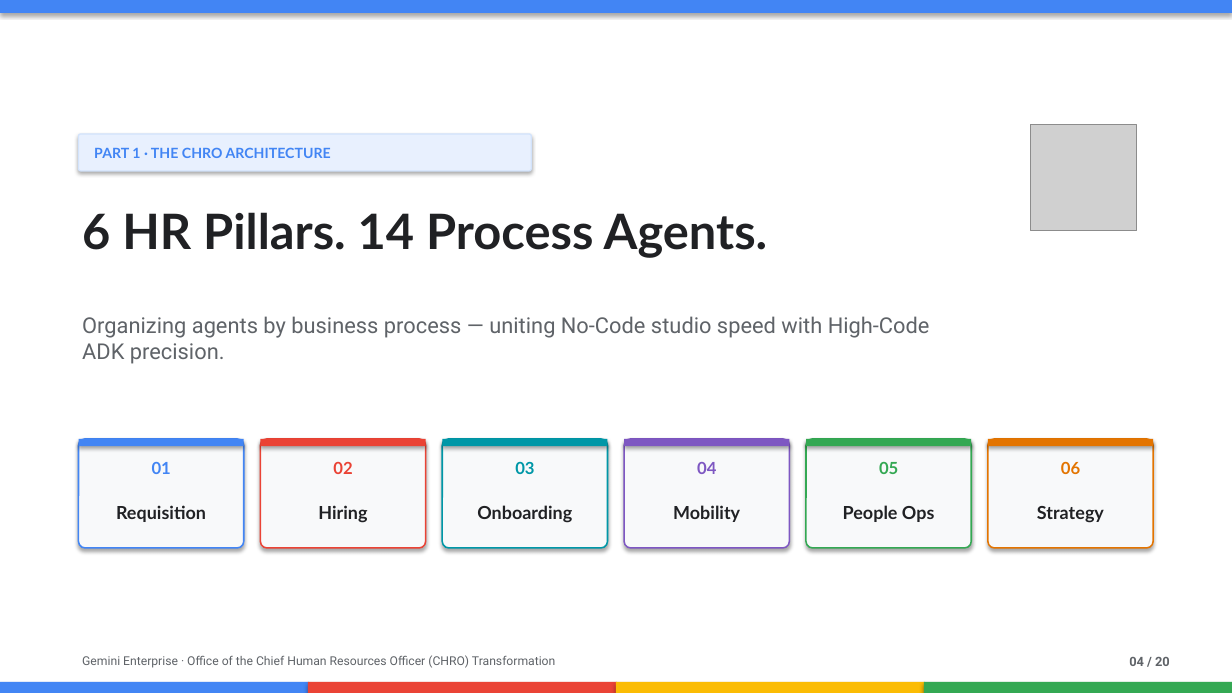
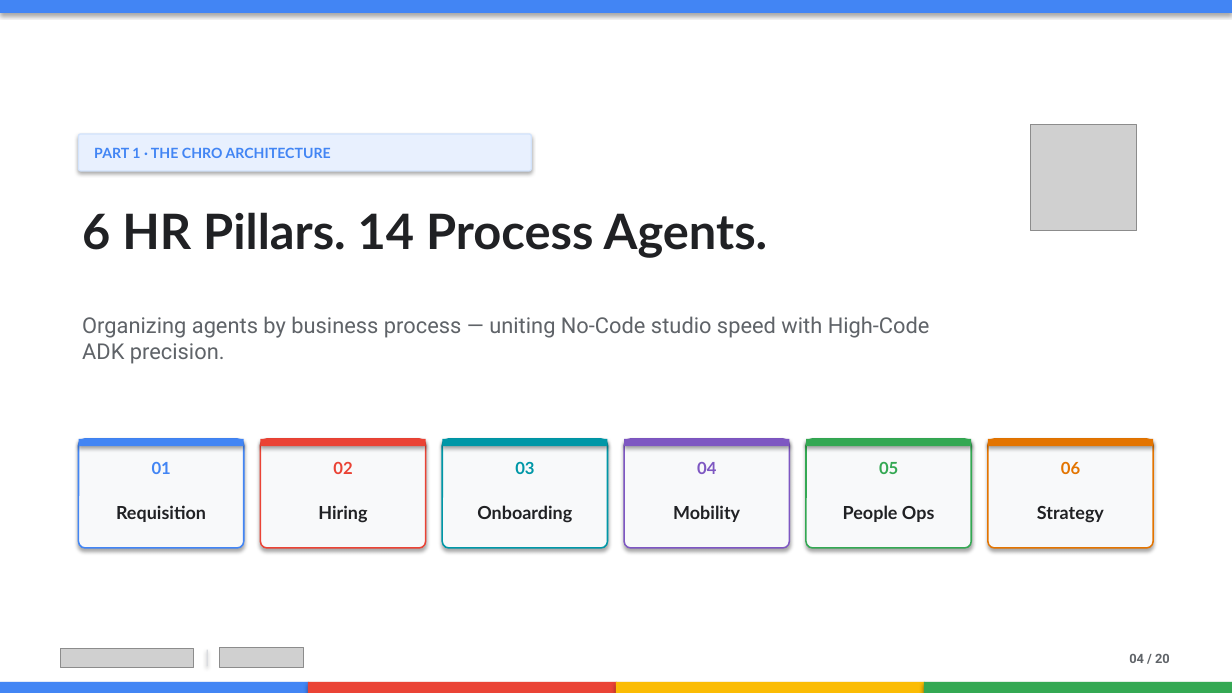
Before and after one commit to zuhaibp656/CHRO-Agentic-Transformation, a slide deck: slide 4 of CHRO_Agentic_Transformation_Keynote.pptx. Drawn at 1232x693 pixels with LibreOffice and Linux fonts; fonts in the diff are those of the drawing; grey boxes stand for pictures; background and template pictures are left out. Boxes give left, top, right and bottom in pixels: in the first picture for what was removed or moved away, otherwise in the second. Text is boxed around its words. In the diff, an @@ line names an element or a change of style, - is before the commit and + after.

Commit message:
Add Google Cloud + Gemini slide lockups, faded OG background, and remove repeated CHRO slide footer

```diff
--- a/CHRO_Agentic_Transformation_Keynote.pptx
+++ b/CHRO_Agentic_Transformation_Keynote.pptx
@@ rectangle removed at (0, 0, 1232, 693) @@
@@ picture added at (60, 648, 194, 667) @@
@@ text removed at (82, 655, 555, 668) @@
-Gemini Enterprise · Office of the Chief Human Resources Officer (CHRO) Transformation
@@ rectangle added at (207, 650, 208, 666), fill #DADCE0 @@
@@ picture added at (220, 647, 304, 667) @@
@@ text "04 / 20" at (1129, 654, 1170, 663): vertical alignment top to middle @@
```
Also in this commit, not shown: 19 other slides changed, 11 other files.
